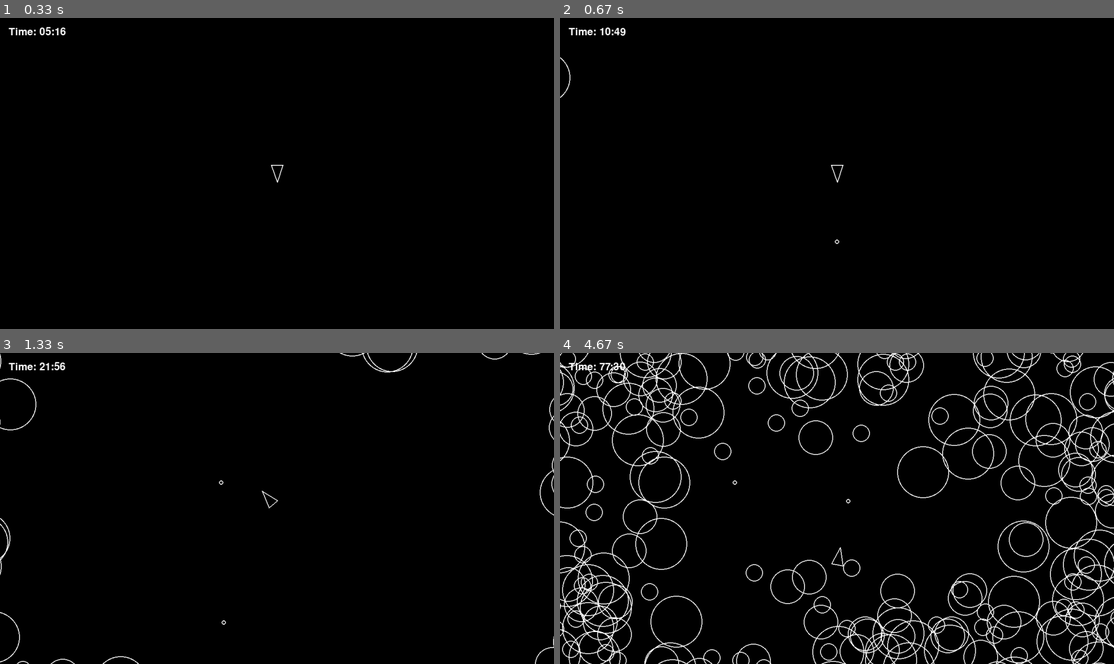
Above: before the commit, frames 1-4 (two rows, left to right).
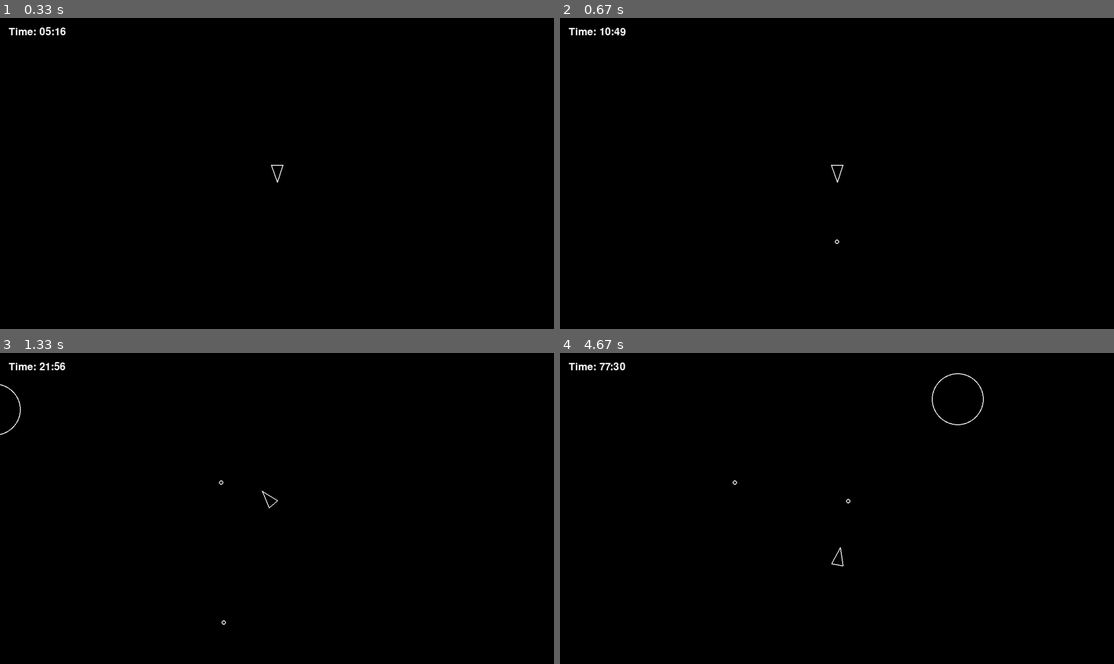
Above: after the commit, the same moments.

Repository: TobiasPartzsch/asteroids-game
Game: pygame game, started from main.py
The game is run twice, just before and just after one commit, with the same random seed, the same clock (stepped at 60 frames per second) and the same inputs.
Inputs:
- Up to frame 1 (0.33 s): no input
- Up to frame 2 (0.67 s): tap Space at 0.33 s
- Up to frame 3 (1.33 s): hold D 0.67-1.13 s; tap Space at 0.73, 1.03, 1.23 s; hold W from 1.17 s (still down)
- Up to frame 4 (4.67 s): release W at 1.47 s; hold D 1.5-1.97 s; tap Space at 1.57, 1.87, 2.07, 2.37, 2.63, 2.97, 3.27, 3.4, 3.8, 4.1, 4.47 s; hold A 2-2.53 s; hold S 2.57-2.87 s; hold A 2.9-3.3 s; hold W 3.33-3.7 s; hold D 3.73-4.37 s; hold S from 4.4 s (still down)

Frame 1 is identical in both runs. In frame 2, less than 0.1% of the frame differs, in the area x 0-2%, y 12-26%; in frame 3, 0.6%; in frame 4, 12%, in the area x 0-100%, y 0-100%.

Commit message:
implemented collision detection for asteroids with bullets and each other

Diff:
--- a/asteroidfield.py
+++ b/asteroidfield.py
@@ -37,12 +37,10 @@
         asteroid.velocity = velocity
 
     def update(self, dt):
-        # Gradually decrease spawn time (more frequent spawns)
         game_time = pygame.time.get_ticks() / 1000  # in seconds
-        current_spawn_rate = min(
-            ASTEROID_SPAWN_RATE - (game_time / (ASTEROID_SPAWN_RATE_INCREASE or 1)),
-            ASTEROID_SPAWN_RATE
-            )
+        # No division by zero, and only decrease if ASTEROID_SPAWN_RATE_INCREASE > 0
+        adjustment = (game_time / ASTEROID_SPAWN_RATE_INCREASE) if ASTEROID_SPAWN_RATE_INCREASE > 0 else 0
+        current_spawn_rate = max(ASTEROID_SPAWN_RATE - adjustment, ASTEROID_SPAWN_RATE)
 
         self.spawn_timer += dt
         if self.spawn_timer > current_spawn_rate:
--- a/circleshape.py
+++ b/circleshape.py
@@ -2,6 +2,7 @@
 
 # Base class for game objects
 class CircleShape(pygame.sprite.Sprite):
+
     def __init__(self, x, y, radius):
         # we will be using this later
         if hasattr(self, "containers"):
--- a/constants.py
+++ b/constants.py
@@ -6,7 +6,7 @@
 ASTEROID_SPAWN_RATE = 0.8  # seconds
 ASTEROID_SPAWN_RATE_INCREASE = 0  # divisor for current time, default 60 no increase if 0
 ASTEROID_MAX_RADIUS = ASTEROID_MIN_RADIUS * ASTEROID_SIZES
-ASTEROID_COLLISION = False
+ASTEROID_COLLISION = True
 
 PLAYER_RADIUS = 20
 PLAYER_TURN_SPEED = 300
--- a/main.py
+++ b/main.py
@@ -30,7 +30,7 @@
     Player.containers = (updatable, drawable)
     Asteroid.containers = (asteroids, updatable, drawable)
     AsteroidField.containers = (updatable, )
-    Shot.containers = (updatable, drawable)
+    Shot.containers = (updatable, drawable, shots)
 
     player = Player(
     x = SCREEN_WIDTH / 2,
@@ -52,13 +52,22 @@
             for (idx1, a1) in enumerate(asteroids, 0):
                 # look forward
                 # Note: index access might be faster if performance becomes an issue
-                for (idx2, a2) in enumerate(asteroids[idx1 + 1::], idx1 + 1):
+                for (idx2, a2) in enumerate(list(asteroids)[idx1 + 1::], idx1 + 1):
                     if a1.check_collision(a2):
                         asteroids_to_kill.add(a1)
                         asteroids_to_kill.add(a2)
             for _ in asteroids_to_kill:
                 _.kill()
 
+        # shot collision
+        to_kill = set()
+        for asteroid in asteroids:
+            for shot in shots:
+                if asteroid.check_collision(shot):
+                    to_kill.add(asteroid)
+                    to_kill.add(shot)
+        for obj in to_kill:
+            obj.kill()
 
         # player collision
         for _ in asteroids:
